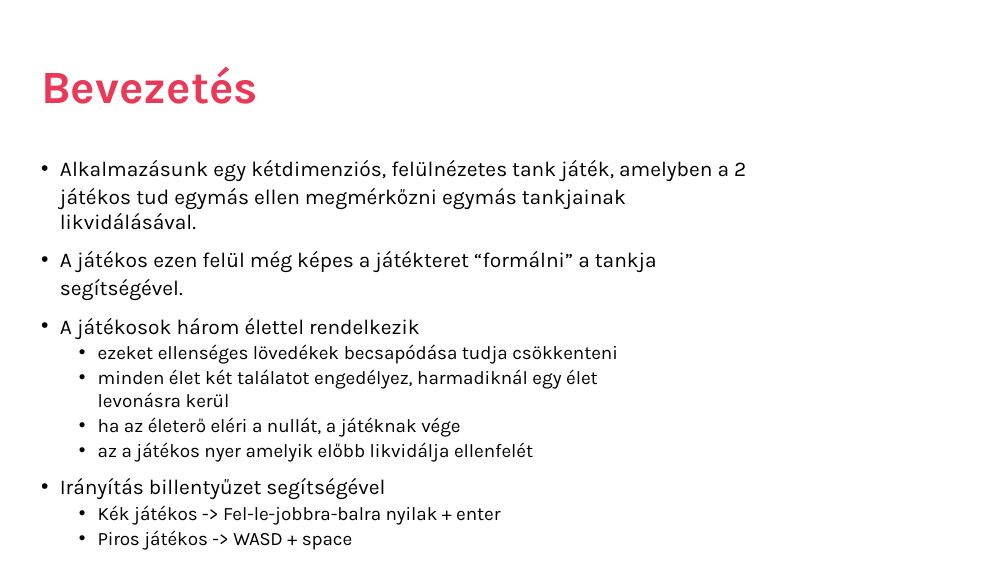
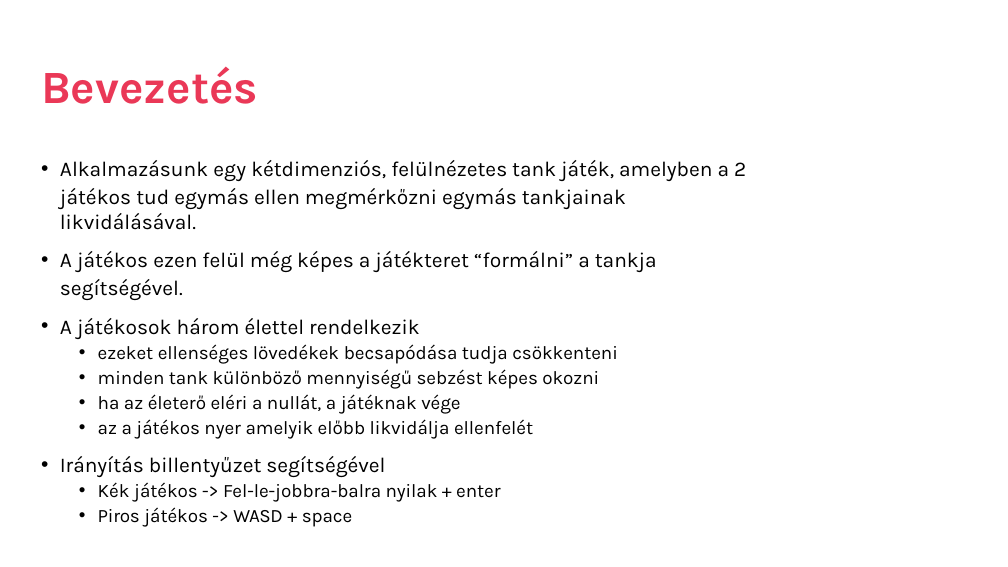
Before and after one commit to fagylalt/GUI_20212202_GVC31G, a slide deck: slide 2 of presentationalt.pptx. Drawn at 1008x567 pixels with LibreOffice and Linux fonts; fonts in the diff are those of the drawing; background and template pictures are left out. Boxes give left, top, right and bottom in pixels: in the first picture for what was removed or moved away, otherwise in the second. Text is boxed around its words. In the diff, an @@ line names an element or a change of style, - is before the commit and + after.

```diff
--- a/presentationalt.pptx
+++ b/presentationalt.pptx
@@ text at [98, 369, 599, 389]: text changed @@
-  • minden élet két találatot engedélyez, harmadiknál egy élet levonásra kerül
+  • minden tank különböző mennyiségű sebzést képes okozni
```
Also in this commit, not shown: 1 other file.
